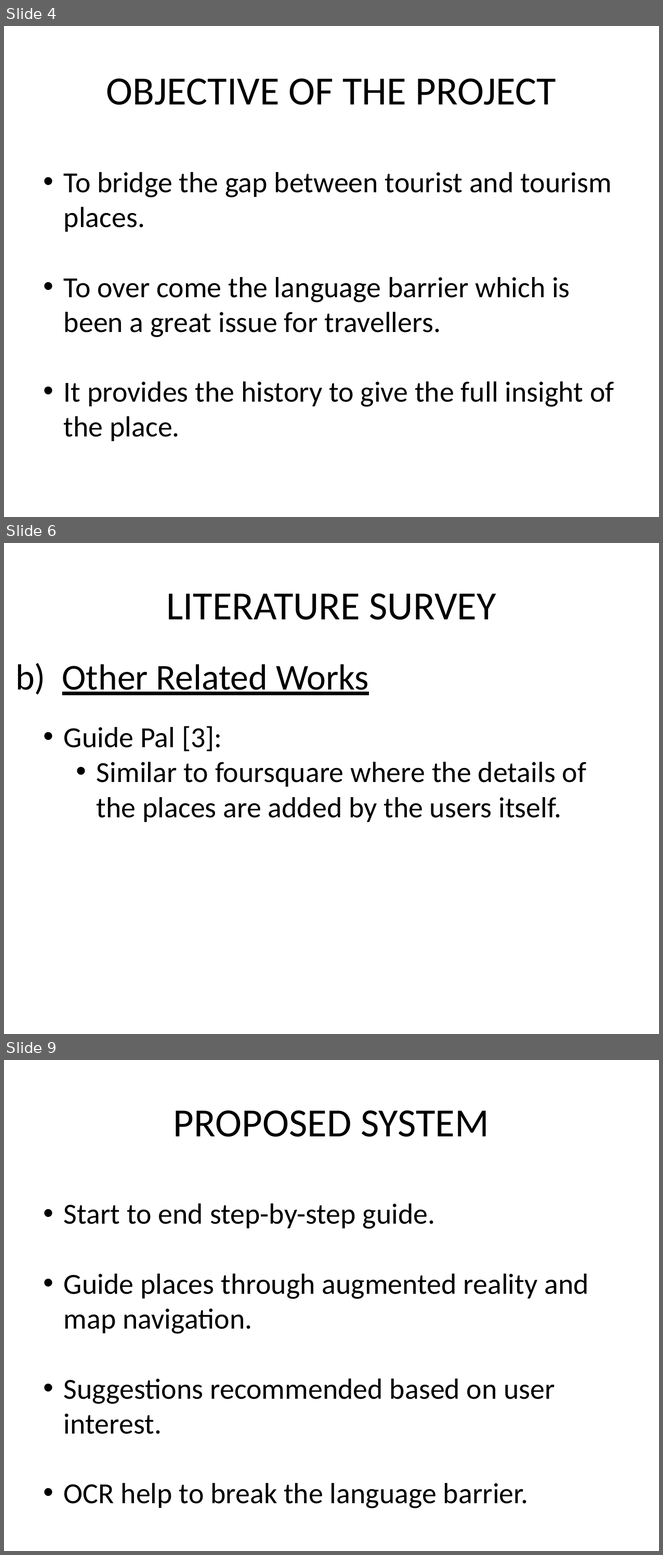
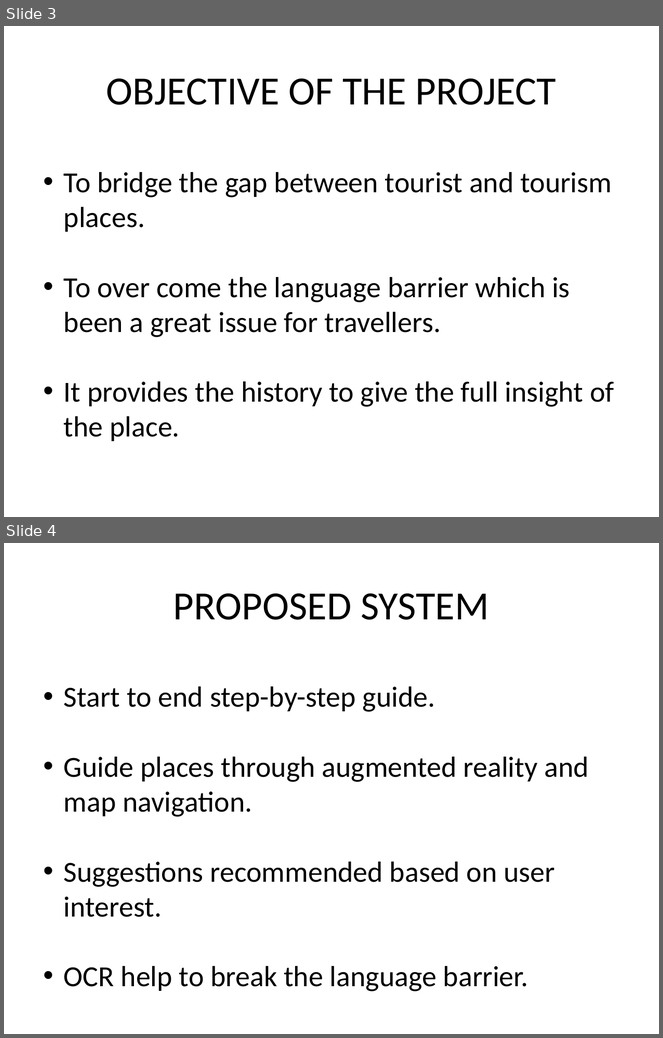
Before and after one commit to alenthomas/phaseOne, a slide deck: Silde/Group 4.pptx. Shown one above the other, each under a label of ours: slides 4, 6 and 9 before the commit, slides 3 and 4 after it; the slides between them are not shown. The pictures are 663x1555 and 663x1038 pixels, drawn with LibreOffice and Linux fonts; fonts in the diff are those of the drawing. Boxes give left, top, right and bottom in pixels: in the first picture for what was removed or moved away, otherwise in the second. Text is boxed around its words. In the diff, an @@ line names an element or a change of style, - is before the commit and + after.

Commit message:
Removed and add slides as per guideline.

```diff
--- a/Silde/Group 4.pptx
+++ b/Silde/Group 4.pptx
@@ slide 6 removed at box(4, 543, 659, 1034), background #FFFFFF @@
@@ title removed at box(166, 593, 496, 620) @@
-LITERATURE SURVEY
@@ text removed at box(15, 663, 369, 695) @@
-b) Other Related Works
@@ text removed at box(64, 726, 587, 822) @@
-• Guide Pal [3]:
-  • Similar to foursquare where the details of the places are added by the users itself.
@@ what was slide 4 is now slide 3 @@
@@ what was slide 9 is now slide 4 @@
```
Also in this commit, not shown: 10 slides added, 9 other slides removed, 1 other file.
